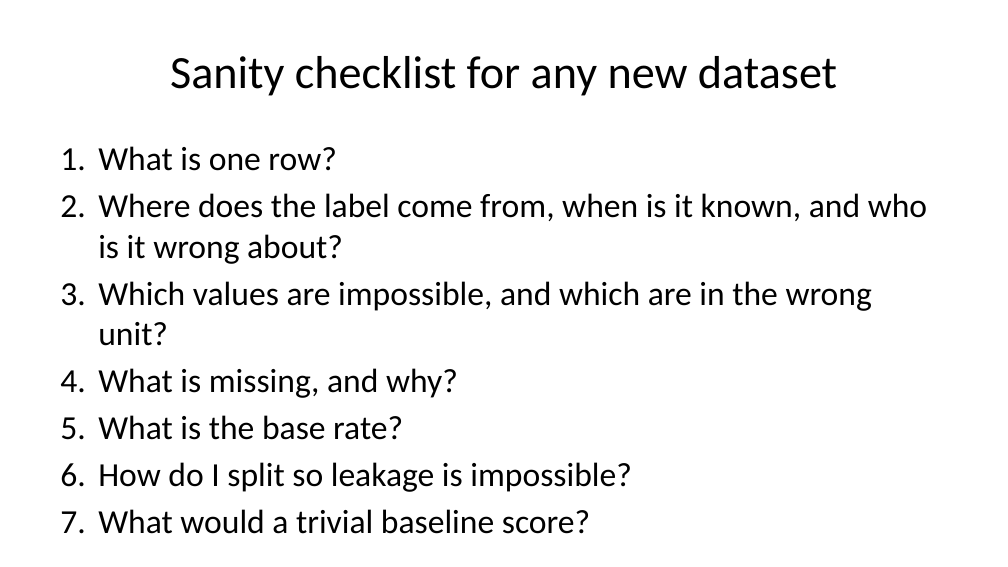
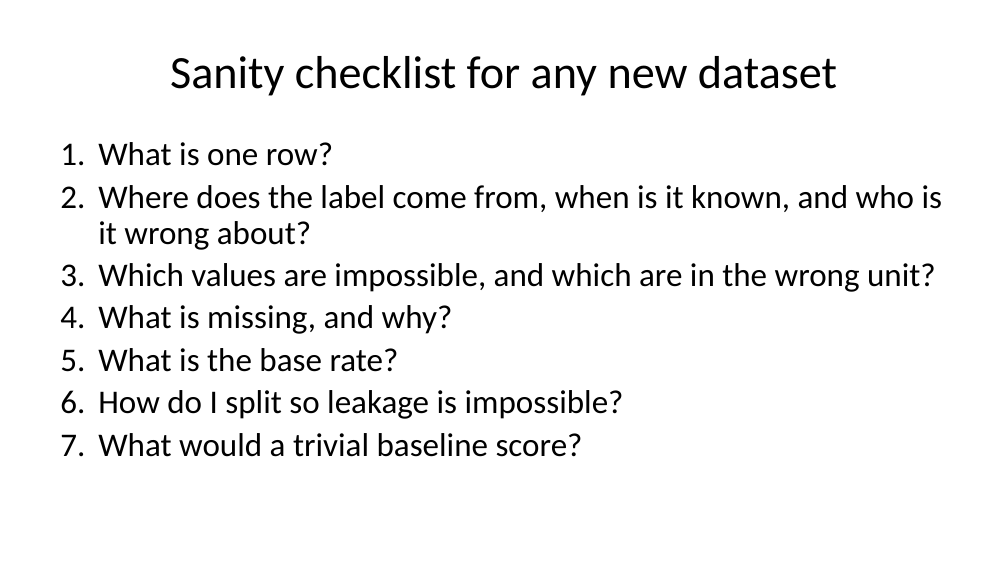
Before and after one commit to pauldubois98/AdcancedTopicsDataScience2026, a slide deck: slide 69 of Course01/slides.pptx. Drawn at 1008x567 pixels with LibreOffice and Linux fonts; fonts in the diff are those of the drawing. Boxes give left, top, right and bottom in pixels: in the first picture for what was removed or moved away, otherwise in the second. Text is boxed around its words. In the diff, an @@ line names an element or a change of style, - is before the commit and + after.

```diff
--- a/Course01/slides.pptx
+++ b/Course01/slides.pptx
@@ text "What is one row?" at [98,142,942,457]: size 24 to 23.6 pt; line spacing 1 to 0.9 @@
```
Also in this commit, not shown: 26 other slides changed, 1 other file.
